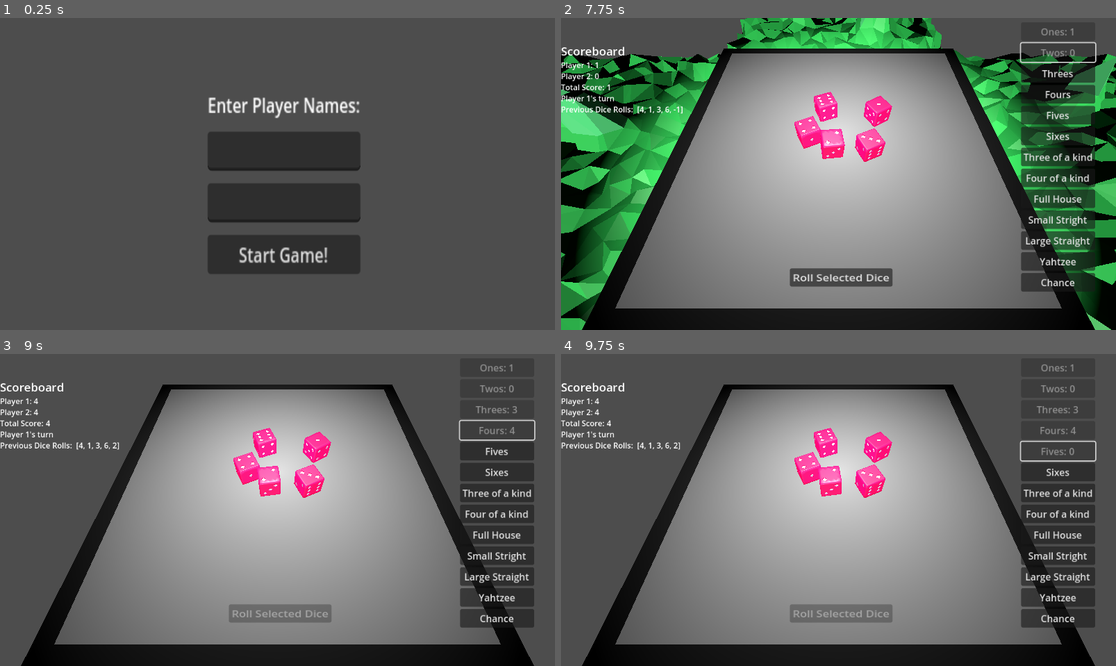
Above: before the commit, frames 1-4 (two rows, left to right).
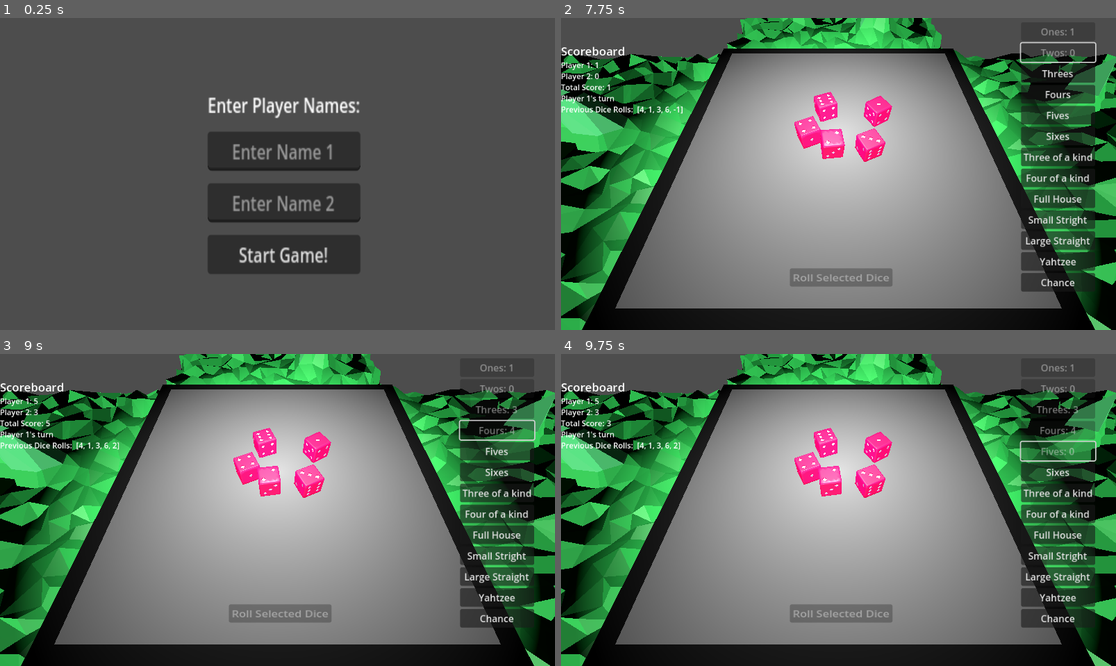
Above: after the commit, the same moments.

Repository: John-Popovici/duel-of-the-eights
Game: Godot game, scene res://Scenes/IntroScene.tscn
Two runs of this game, one before a commit and one after it. Both use one fixed random seed, a clock stepped at 60 frames per second and the inputs below.
Inputs (mouse positions are in pixels of both pictures, inside the frame that each line leads up to):
- Up to frame 1 (0.25 s): no input
- Up to frame 2 (7.75 s): click (844, 152) at 0.52 s; type "Alex" at 0.6 s; click (844, 202) at 0.75 s; type "Alex" at 0.83 s; click "Start Game!" at 1.25 s; click "Start Game" at 2 s; move the mouse to (960, 158) at 2.77 s; click (960, 158) at 2.92 s; move the mouse to (727, 189) at 3.52 s; click (727, 189) at 3.67 s; move the mouse to (894, 105) at 4.27 s; click (894, 105) at 4.42 s; tap Enter at 5 s; move the mouse to (810, 236) at 5.02 s; click (810, 236) at 5.17 s; click "Roll Selected Dice" at 5.75 s; click "Ones" at 6.5 s; click "Twos" at 7.25 s
- Up to frame 3 (9 s): click "Threes" at 8 s; click "Fours" at 8.75 s
- Up to frame 4 (9.75 s): click "Fives" at 9.5 s

The runs differ from the first frame. In frame 1, 0.8% of the frame differs, in the area x 41-61%, y 40-62%; in frame 2, 0.9%; in frame 3, 30%; in frame 4, 30%, in the area x 0-100%, y 0-100%.

Commit message:
Changed visuals on IntroScene

Diff:
--- a/src/Scenes/IntroScene.tscn
+++ b/src/Scenes/IntroScene.tscn
@@ -16,12 +16,17 @@
 [node name="Instructions" type="Label" parent="VBoxContainer"]
 layout_mode = 2
 text = "Enter Player Names:"
+horizontal_alignment = 1
 
 [node name="Player1Entry" type="LineEdit" parent="VBoxContainer"]
 layout_mode = 2
+placeholder_text = "Enter Name 1"
+alignment = 1
 
 [node name="Player2Entry" type="LineEdit" parent="VBoxContainer"]
 layout_mode = 2
+placeholder_text = "Enter Name 2"
+alignment = 1
 
 [node name="StartGame" type="Button" parent="VBoxContainer"]
 layout_mode = 2
--- a/src/Scripts/GameManager.gd
+++ b/src/Scripts/GameManager.gd
@@ -18,6 +18,8 @@
 var currentPlayerName: String = ""
 var roll_phase: int = 0  # Tracks which roll phase we're in (0 = first roll, 1/2 = re-rolls)
 var max_rolls: int = 2
+
+var sceneSetupDone: bool  = false
 
 # Start the game
 func _ready() -> void:
@@ -49,12 +51,14 @@
 	start_game_button.disabled = true
 	start_game_button.visible = false
 
-	#Camera Movement
-	get_node("Camera3D").move_to_position()
-	#Terrain Movement
-	get_node("GameBoard/TerrainNode/Terrain1").move_to_position()
-	get_node("GameBoard/TerrainNode/Terrain3").move_to_position()
-	get_node("GameBoard/TerrainNode/Terrain5").move_to_position()
+	if !sceneSetupDone:
+		#Camera Movement
+		get_node("Camera3D").move_to_position()
+		#Terrain Movement
+		get_node("GameBoard/TerrainNode/Terrain1").move_to_position()
+		get_node("GameBoard/TerrainNode/Terrain3").move_to_position()
+		get_node("GameBoard/TerrainNode/Terrain5").move_to_position()
+		sceneSetupDone = true
 
 	await get_tree().create_timer(3.0).timeout
 
@@ -88,7 +92,7 @@
 	scoreboard.update_player_score(current_player, player_scores[current_player])
 	scoreboard.update_total_score(player_scores[current_player])
 	scoreboard.update_dice_values(dice_container.get_dice_values())
-	await get_tree().create_timer(2.0).timeout
+	await get_tree().create_timer(1.0).timeout
 	# Move to next player's turn or next round
 	next_turn()
 
